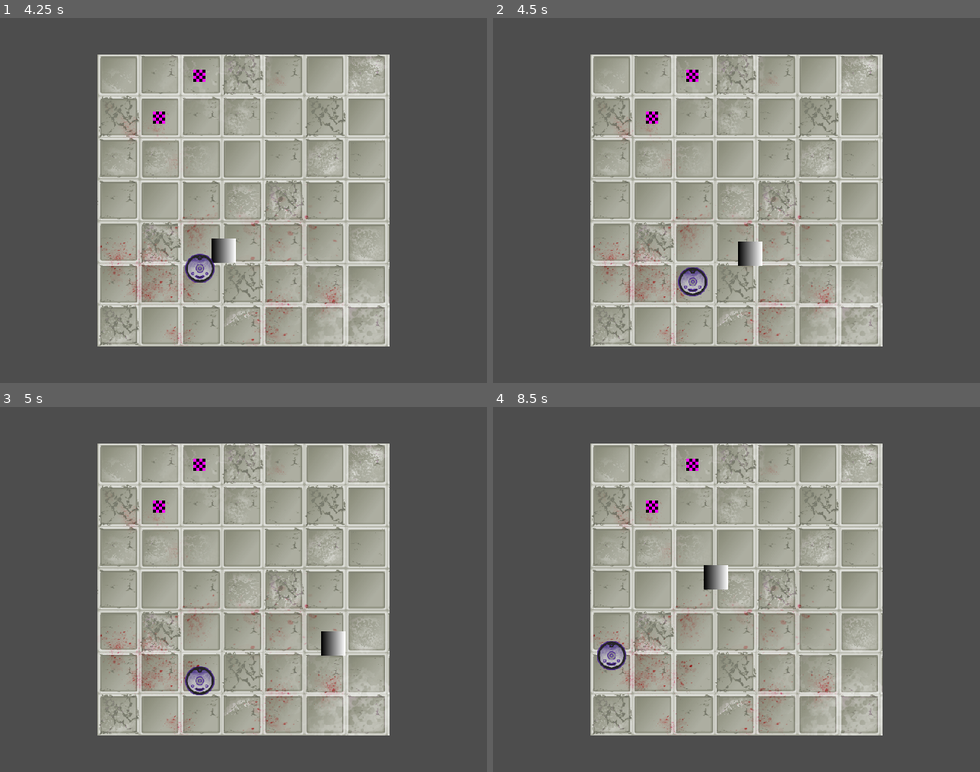
Above: before the commit, frames 1-4 (two rows, left to right).
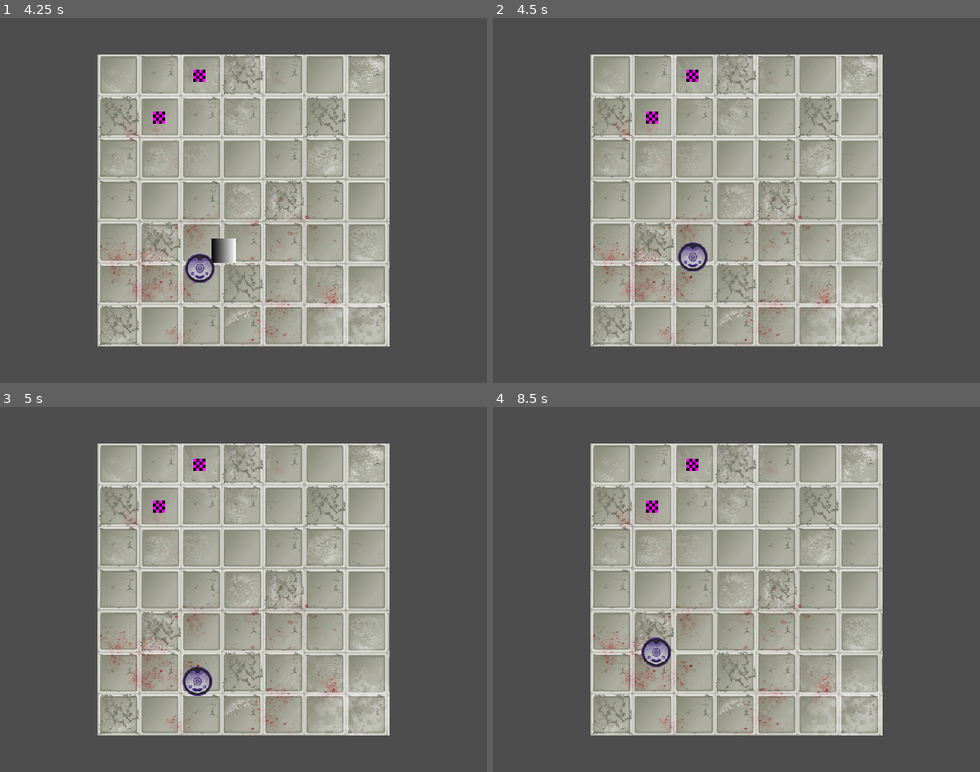
Above: after the commit, the same moments.

Repository: Cyberiada2025-2026/Lem-Jam
Game: Godot game, scene res://ui/main_menu/main_menu.tscn
Same seed, same stepped clock (60 frames per second), same inputs: the game is played once before the commit and once after it.
Inputs (mouse positions are in pixels of both pictures, inside the frame that each line leads up to):
- Up to frame 1 (4.25 s): click "Play" at 0.5 s; move the mouse to (116, 76) at 1.27 s; press the mouse at (116, 76) at 1.28 s; move the mouse to (146, 218) at 2.02 s; release the mouse at (146, 218) at 2.03 s; click (146, 218) at 2.1 s; move the mouse to (292, 120) at 2.77 s; press the mouse at (292, 120) at 2.78 s; move the mouse to (219, 273) at 3.52 s; release the mouse at (219, 273) at 3.53 s; click (219, 273) at 3.6 s
- Up to frame 2 (4.5 s): move the mouse to (882, 255) at 4.27 s; press the mouse at (882, 255) at 4.28 s
- Up to frame 3 (5 s): no input
- Up to frame 4 (8.5 s): move the mouse to (590, 534) at 5.02 s; release the mouse at (590, 534) at 5.03 s; click (590, 534) at 5.1 s; move the mouse to (760, 589) at 5.77 s; press the mouse at (760, 589) at 5.78 s; move the mouse to (663, 498) at 6.52 s; release the mouse at (663, 498) at 6.53 s; click (663, 498) at 6.6 s; move the mouse to (843, 571) at 7.27 s; press the mouse at (843, 571) at 7.28 s; move the mouse to (639, 607) at 8.02 s; release the mouse at (639, 607) at 8.03 s; click (639, 607) at 8.1 s

Frame 1 is identical in both runs. In frame 2, 1.0% of the frame differs, in the area x 37-56%, y 61-77%; in frame 3, 0.6%; in frame 4, 1.1%, in the area x 21-49%, y 43-73%.

Commit message:
updated enemy kill logic

Diff:
--- a/shared/enemy/enemy.gd
+++ b/shared/enemy/enemy.gd
@@ -1,5 +1,6 @@
 extends CharacterBody2D
 
+@export var max_collisions := 6
 var current_direction = "None"
 var directions = ["Up", "Down", "Left", "Right"]
 var canItMove:Array[bool] = [true, true, true, true]
@@ -43,3 +44,14 @@
 
 func _on_body_entered(_body: Node) -> void:
 	print("error") # Replace with function body.
+
+
+func _on_area_2d_body_entered(body: Node2D) -> void:
+	if body is Player:
+		if body.can_be_detected == true:
+			body.health_component.takeDamage(300)
+
+
+func _on_close_damage_body_entered(body: Node2D) -> void:
+	if body is Player:
+		body.health_component.takeDamage(300)
--- a/shared/enemy/enemy.tscn
+++ b/shared/enemy/enemy.tscn
@@ -5,6 +5,12 @@
 
 [sub_resource type="CircleShape2D" id="CircleShape2D_o71pq"]
 radius = 7.0
+
+[sub_resource type="CircleShape2D" id="CircleShape2D_881n6"]
+radius = 128.0
+
+[sub_resource type="CircleShape2D" id="CircleShape2D_hsrat"]
+radius = 32.01562
 
 [node name="Node2D2" type="Node2D" unique_id=2121269621]
 
@@ -19,3 +25,16 @@
 scale = Vector2(3.5, 3.5)
 shape = SubResource("CircleShape2D_o71pq")
 debug_color = Color(0.6961502, 0.43339655, 0.6349445, 0.41960785)
+
+[node name="DetectionArea" type="Area2D" parent="Enemy" unique_id=1216786097]
+
+[node name="CollisionShape2D" type="CollisionShape2D" parent="Enemy/DetectionArea" unique_id=1000703707]
+shape = SubResource("CircleShape2D_881n6")
+
+[node name="CloseDamageArea" type="Area2D" parent="Enemy" unique_id=737037889]
+
+[node name="CollisionShape2D" type="CollisionShape2D" parent="Enemy/CloseDamageArea" unique_id=554029822]
+shape = SubResource("CircleShape2D_hsrat")
+
+[connection signal="body_entered" from="Enemy/DetectionArea" to="Enemy" method="_on_area_2d_body_entered"]
+[connection signal="body_entered" from="Enemy/CloseDamageArea" to="Enemy" method="_on_close_damage_body_entered"]
--- a/shared/player/player_control.gd
+++ b/shared/player/player_control.gd
@@ -2,6 +2,7 @@
 class_name Player
 var time: float = 0
 var score: int = 0
+var angle_control: float = 0.3
 @export var speed = 200
 @export var health_component: HealthComponent
 var selected = false
@@ -26,7 +27,7 @@
 	time += delta
 	if selected == true:
 		var dir = position.direction_to(get_global_mouse_position())
-		if abs(dir.normalized().x) > 0.2 and abs(dir.normalized().y) > 0.2:
+		if abs(dir.normalized().x) > angle_control and abs(dir.normalized().y) > angle_control:
 			can_be_detected = true
 		else:
 			can_be_detected = false
